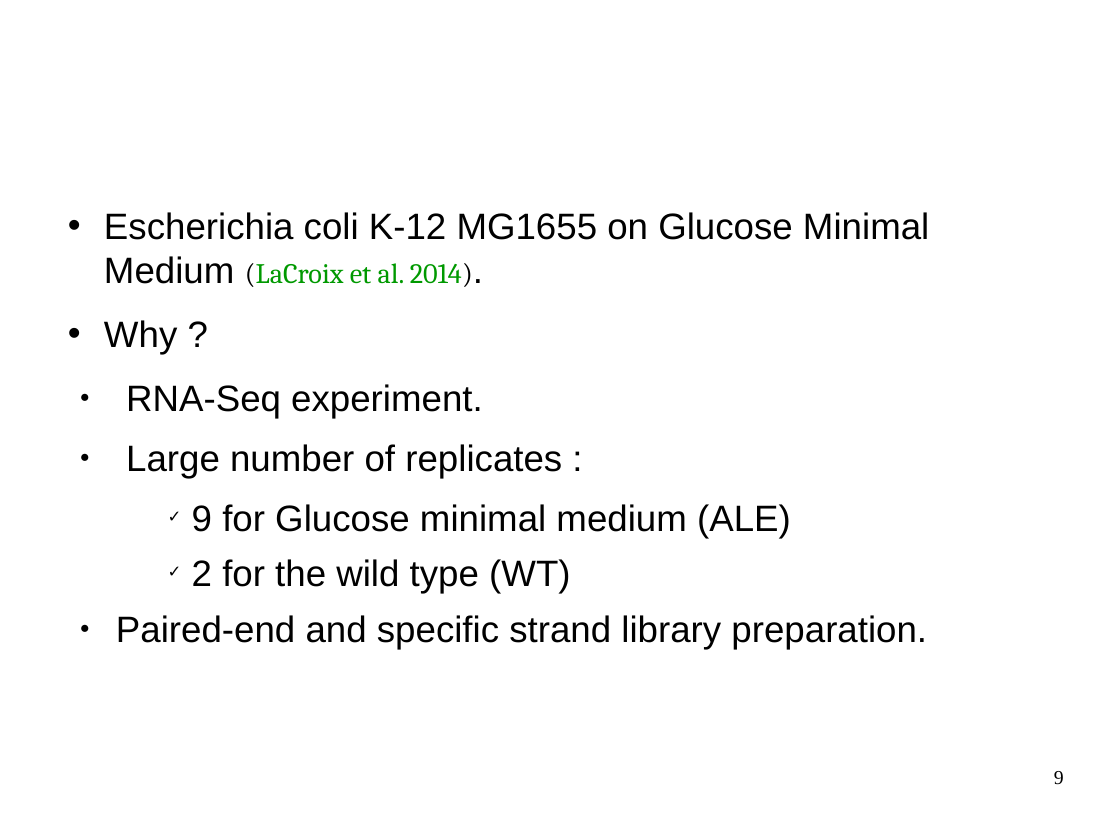
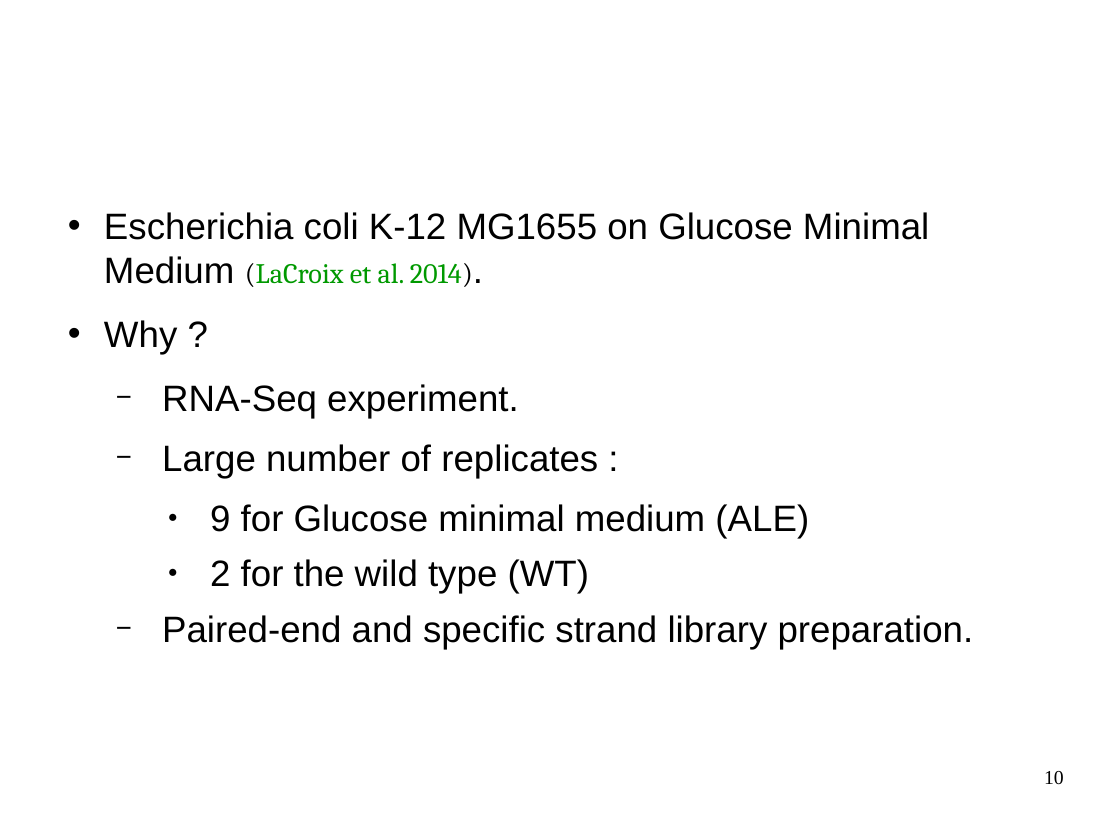
Before and after one commit to mesmeraf/stage_M2, a slide deck: slide 10 of presentations/presentation_labo_03-19.odp (slide 9 before the commit). Drawn at 1120x840 pixels with LibreOffice and Linux fonts; fonts in the diff are those of the drawing; background and template pictures are left out. Boxes give left, top, right and bottom in pixels: in the first picture for what was removed or moved away, otherwise in the second. Text is boxed around its words. In the diff, an @@ line names an element or a change of style, - is before the commit and + after.

```diff
--- a/presentations/presentation_labo_03-19.odp
+++ b/presentations/presentation_labo_03-19.odp
@@ text at (x1=162, y1=384, x2=974, y2=650): bullet ● to −; bullet ✓ to ● @@
@@ page number at (x1=1044, y1=771, x2=1064, y2=785): text changed @@
-9
+10
```
Also in this commit, not shown: 18 other slides changed, 2 slides added, 3 other files.
